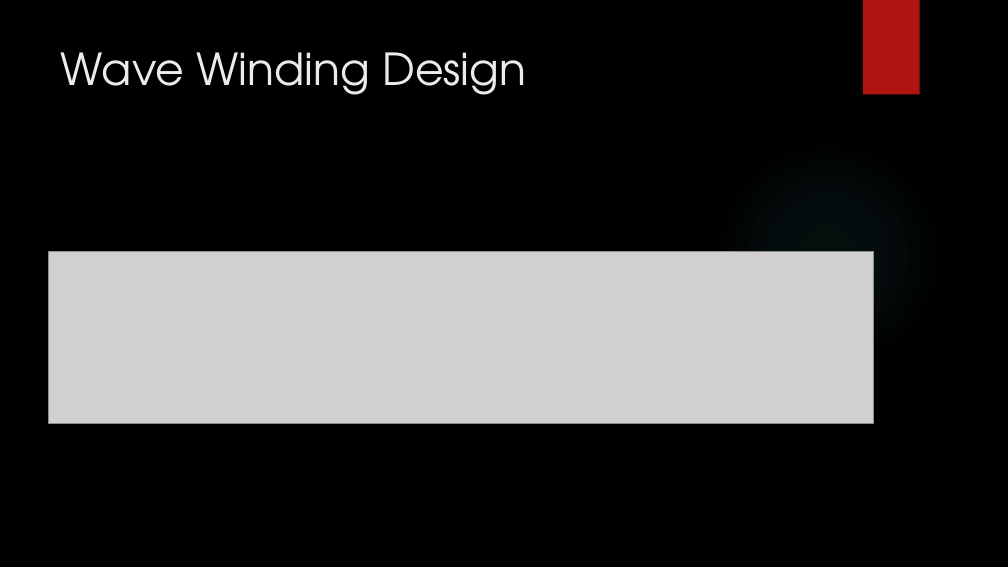
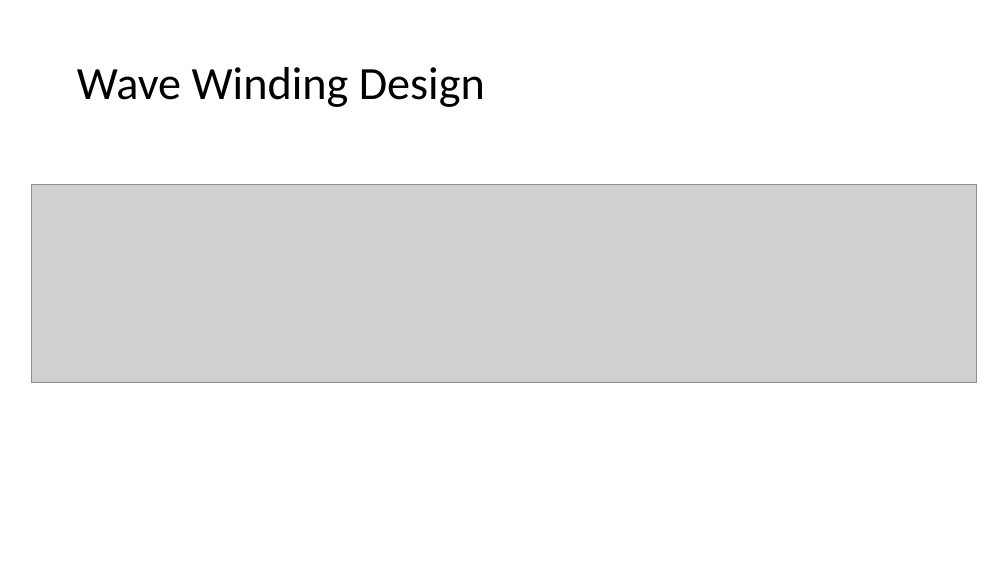
Before and after one commit to sametyakut/Studies, a slide deck: slide 10 of Presentations/Keysani_Sunum_Winding_Design_2023_03_08.pptx (slide 7 before the commit). Drawn at 1008x567 pixels with LibreOffice and Linux fonts; fonts in the diff are those of the drawing; grey boxes stand for pictures; background and template pictures are left out. Boxes give left, top, right and bottom in pixels: in the first picture for what was removed or moved away, otherwise in the second. Text is boxed around its words. In the diff, an @@ line names an element or a change of style, - is before the commit and + after.

```diff
--- a/Presentations/Keysani_Sunum_Winding_Design_2023_03_08.pptx
+++ b/Presentations/Keysani_Sunum_Winding_Design_2023_03_08.pptx
@@ background picture (left out) to #FFFFFF @@
@@ rectangle removed at (x1=863, y1=0, x2=920, y2=95) @@
@@ title "Wave Winding Design" moved from (x1=61, y1=52, x2=526, y2=95) to (x1=77, y1=67, x2=485, y2=107) @@
@@ title "Wave Winding Design" at (x1=77, y1=67, x2=485, y2=107): size 42 to 44 pt, font TeX Gyre Adventor to Calibri, text colour #EBEBEB to #000000; line spacing 1 to 0.9; vertical alignment top to middle @@
@@ ellipse removed at (x1=712, y1=138, x2=944, y2=371) @@
@@ picture resized from (x1=49, y1=251, x2=874, y2=423) to (x1=32, y1=185, x2=977, y2=382) @@
```
Also in this commit, not shown: 10 other slides changed, 10 slides added, 1 slide removed.
